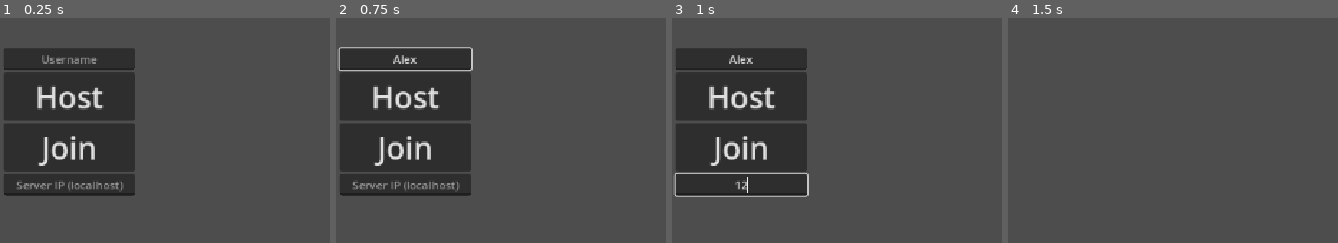
Above: before the commit, frames 1-4 (left to right).
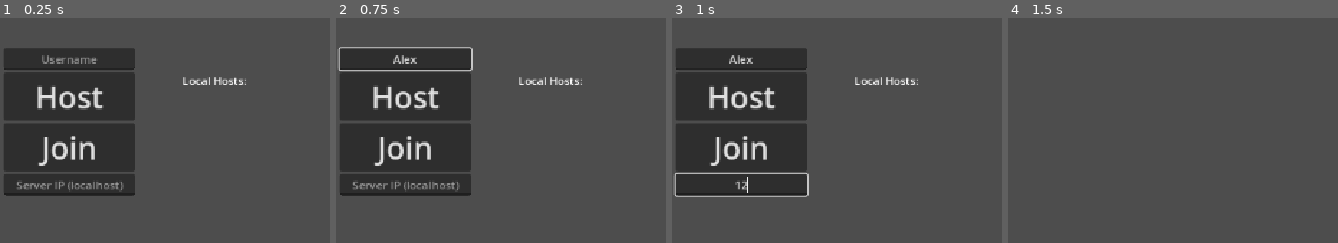
Above: after the commit, the same moments.

Repository: FlameWing-Code/Godot-Networking-Testing
Game: Godot game, scene res://scenes/world.tscn
Same seed, same stepped clock (60 frames per second), same inputs: the game is played once before the commit and once after it. The engine's default icon, where the game draws it, is replaced by a stand-in: a white triangle on a blue panel in a dark square.
Inputs (mouse positions are % of the whole screen's width and height, from its top left):
- Up to frame 1 (0.25 s): no input
- Up to frame 2 (0.75 s): click (61, 36) at 0.52 s; type "Alex" at 0.6 s
- Up to frame 3 (1 s): click (61, 64) at 0.75 s; type "12" at 0.83 s
- Up to frame 4 (1.5 s): click "Host" at 1.25 s
The pictures show only the part of the screen within x 50-100%, y 27-77%; the shares and areas given below are measured in that part.

The runs differ from the first frame. In frame 1, 0.4% of the frame differs, in the area x 55-75%, y 26-30%; in frame 2, 0.4%; in frame 3, 0.4%; in frame 4, nothing differs.

Commit message:
Added local broadcasting

Diff:
--- /dev/null
+++ b/scenes/discovered_server_item.tscn
@@ -0,0 +1,34 @@
+[gd_scene format=3 uid="uid://bt8gqvryie853"]
+
+[ext_resource type="Script" uid="uid://dwi0akefmdq4o" path="res://scripts/discovered_server_item.gd" id="1_jpk6s"]
+
+[sub_resource type="StyleBoxEmpty" id="StyleBoxEmpty_li2c1"]
+
+[node name="DiscoveredServerItem" type="PanelContainer" unique_id=1859078626]
+offset_right = 97.0
+offset_bottom = 77.0
+mouse_filter = 1
+theme_override_styles/panel = SubResource("StyleBoxEmpty_li2c1")
+script = ExtResource("1_jpk6s")
+
+[node name="Button" type="Button" parent="." unique_id=1212136818]
+propagate_maximum_size = true
+layout_mode = 2
+
+[node name="VBoxContainer" type="VBoxContainer" parent="." unique_id=444253723]
+layout_mode = 2
+mouse_filter = 2
+
+[node name="Host" type="Label" parent="VBoxContainer" unique_id=1623325777]
+layout_mode = 2
+text = "Host: "
+
+[node name="Port" type="Label" parent="VBoxContainer" unique_id=1815103861]
+layout_mode = 2
+text = "Port: "
+
+[node name="IP" type="Label" parent="VBoxContainer" unique_id=1225361523]
+layout_mode = 2
+text = "IP:"
+
+[connection signal="pressed" from="Button" to="." method="_on_button_pressed"]
--- a/scenes/poopy_buttons.tscn
+++ b/scenes/poopy_buttons.tscn
@@ -14,7 +14,8 @@
 script = ExtResource("1_li2c1")
 
 [node name="VBoxContainer" type="VBoxContainer" parent="." unique_id=1442375881]
-layout_mode = 0
+layout_mode = 1
+anchors_preset = 8
 anchor_left = 0.5
 anchor_top = 0.5
 anchor_right = 0.5
@@ -46,5 +47,27 @@
 placeholder_text = "Server IP (localhost)"
 alignment = 1
 
+[node name="ScrollContainer" type="ScrollContainer" parent="." unique_id=817863696]
+layout_mode = 0
+offset_left = 121.0
+offset_top = -71.0
+offset_right = 298.0
+offset_bottom = 141.0
+
+[node name="LocalServers" type="VBoxContainer" parent="ScrollContainer" unique_id=1758212057]
+layout_mode = 2
+size_flags_horizontal = 3
+size_flags_vertical = 3
+
+[node name="Label" type="Label" parent="ScrollContainer/LocalServers" unique_id=1744349651]
+layout_mode = 2
+size_flags_horizontal = 3
+text = "Local Hosts:"
+horizontal_alignment = 1
+
+[node name="GetServersTimer" type="Timer" parent="." unique_id=519215112]
+autostart = true
+
 [connection signal="pressed" from="VBoxContainer/Host" to="." method="_on_host_pressed"]
 [connection signal="pressed" from="VBoxContainer/Join" to="." method="_on_join_pressed"]
+[connection signal="timeout" from="GetServersTimer" to="." method="_on_get_servers_timer_timeout"]
--- /dev/null
+++ b/scripts/discovered_server_item.gd
@@ -0,0 +1,31 @@
+class_name DiscoveredServerItem
+extends PanelContainer
+
+signal button_pressed(ip)
+
+@onready var host_label = $VBoxContainer/Host
+@onready var port_label = $VBoxContainer/Port
+@onready var ip_label = $VBoxContainer/IP
+
+var data: Dictionary
+
+func set_host(value: String) -> void:
+	host_label.text = "Host: " + value
+
+func set_port(value) -> void:
+	port_label.text = "Port: " + str(value)
+
+func set_ip(value: String) -> void:
+	ip_label.text = "IP: " + value
+
+func set_data(data: Dictionary) -> void:
+	if not data: return
+
+	self.data = data
+
+	set_host(data.get("host_name"))
+	set_port(data.get("port"))
+	set_ip(data.get("sender_ip"))
+
+func _on_button_pressed() -> void:
+	button_pressed.emit(data.get("sender_ip"))
--- a/scripts/network_manager.gd
+++ b/scripts/network_manager.gd
@@ -1,8 +1,18 @@
 extends Node
 
-const PORT = 1121
+"""
+DATA DICTIONARY = {
+	"host_name",
+	"port",
+	"sender_ip"
+}
+"""
+
+
 const DISCOVERY_PORT = 1122
-const BROADCAST_IP = "127.0.0.1" # or 255.255.255.255
+const BROADCAST_IP = "127.0.0.1" # or 255.255.255.255 or 127.0.0.1
+
+signal discovered_new_server(data)
 
 var local_username: String = "":
 	set(value):
@@ -15,7 +25,9 @@
 
 var local_username_color = Color.from_hsv(randf(), randf(), randf())
 var ip_address = "localhost"
+var port = 1121
 
+var local_servers: Array[Dictionary] = []
 var discovery_peer: PacketPeerUDP
 var broadcast_timer: Timer
 
@@ -25,32 +37,27 @@
 
 	discovery_peer = PacketPeerUDP.new()
 	discovery_peer.set_broadcast_enabled(true)
-	discovery_peer.set_dest_address("127.0.0.1", DISCOVERY_PORT)
-	discovery_peer.bind(DISCOVERY_PORT)
+	discovery_peer.set_dest_address(BROADCAST_IP, DISCOVERY_PORT)
+	var error = discovery_peer.bind(DISCOVERY_PORT)
+	print("Discovery bind result: ", error)
 
 	broadcast_timer = Timer.new()
 	broadcast_timer.wait_time = 1
 	broadcast_timer.timeout.connect(broadcast_server_info)
 	add_child(broadcast_timer)
 
-var time := 0.0
-func _process(delta: float) -> void:
-	time += delta
-	if time >= 1:
-		print(get_available_servers())
-		time = 0
-
 func create_client():
 	var peer = ENetMultiplayerPeer.new()
-	peer.create_client(ip_address, PORT)
+	peer.create_client(ip_address, port)
 	multiplayer.multiplayer_peer = peer
 
 func create_server():
 	var peer = ENetMultiplayerPeer.new()
-	peer.create_server(PORT)
+	peer.create_server(port)
 	multiplayer.multiplayer_peer = peer
 
 	broadcast_timer.start()
+	broadcast_server_info()
 
 func on_connection(id):
 	print("OH MY HGOSH!!!! WE CONNECTED WITH THE PERSON WHO CALLS THERMSELVES: " + str(id))
@@ -58,21 +65,30 @@
 func broadcast_server_info() -> void:
 	var data := {
 		"host_name": local_username,
-		"port": PORT
+		"port": port
 	}
 
 	discovery_peer.put_var(data)
 
 func get_available_servers() -> Array:
-	var array = []
-
 	while discovery_peer.get_available_packet_count() > 0:
-		print("recieved packet")
+		#print("recieved packet")
 		var sender_ip = discovery_peer.get_packet_ip()
 		var data = discovery_peer.get_var()
 
+		if not sender_ip: continue
+
 		if data is Dictionary:
 			data["sender_ip"] = sender_ip
-			array.append(data)
+			add_to_server_list(data)
 
-	return array
+	return local_servers
+
+# adds data to the server list if its new
+func add_to_server_list(data) -> void:
+	for server in local_servers:
+		if server.get("sender_ip") == data.get("sender_ip"):
+			return
+	local_servers.append(data)
+	discovered_new_server.emit(data)
+	print(data)
--- a/scripts/player.gd
+++ b/scripts/player.gd
@@ -26,7 +26,7 @@
 		username = NetworkManager.local_username
 
 
-func _physics_process(delta: float) -> void:
+func _physics_process(_delta: float) -> void:
 	if is_multiplayer_authority():
 		var direction = Input.get_vector("ui_left", "ui_right", "ui_up", "ui_down")
 		velocity = direction * SPEED
--- a/scripts/poopy_buttons.gd
+++ b/scripts/poopy_buttons.gd
@@ -1,10 +1,20 @@
 extends Control
 
 signal host_pressed(username: String, adress: String)
-signal join_pressed(username: String)
+signal join_pressed(username: String, address: String)
 
+const DISCOVERED_SERVER_ITEM = preload("res://scenes/discovered_server_item.tscn")
 @onready var line_edit: LineEdit = $VBoxContainer/Username
 @onready var ipBox = $VBoxContainer/IP
+@onready var get_servers_timer = $GetServersTimer
+@onready var local_servers_container = $ScrollContainer/LocalServers
+
+
+func _ready() -> void:
+	NetworkManager.discovered_new_server.connect(create_discovered_server_item)
+
+	for data in NetworkManager.get_available_servers():
+		create_discovered_server_item(data)
 
 func _on_host_pressed() -> void:
 	var username = line_edit.text
@@ -16,3 +26,20 @@
 	var address = ipBox.text
 	join_pressed.emit(username, address)
 	visible = false
+
+func _on_get_servers_timer_timeout() -> void:
+	print(NetworkManager.get_available_servers())
+
+func create_discovered_server_item(data) -> void:
+	print("creating thing")
+	var item: DiscoveredServerItem = DISCOVERED_SERVER_ITEM.instantiate()
+	local_servers_container.add_child(item)
+	item.set_data(data)
+
+	item.button_pressed.connect(_on_specific_server_button_join)
+
+func _on_specific_server_button_join(ip):
+	var username = line_edit.text
+	var address = ip
+	join_pressed.emit(username, address)
+	visible = false
--- a/scripts/world.gd
+++ b/scripts/world.gd
@@ -32,6 +32,7 @@
 
 func _on_poopy_buttons_join_pressed(username: String, address: String) -> void:
 	on_either_button_pressed()
+
 	if not address.is_empty():
 		NetworkManager.ip_address = address
 
Not shown, added: scripts/discovered_server_item.gd.uid
